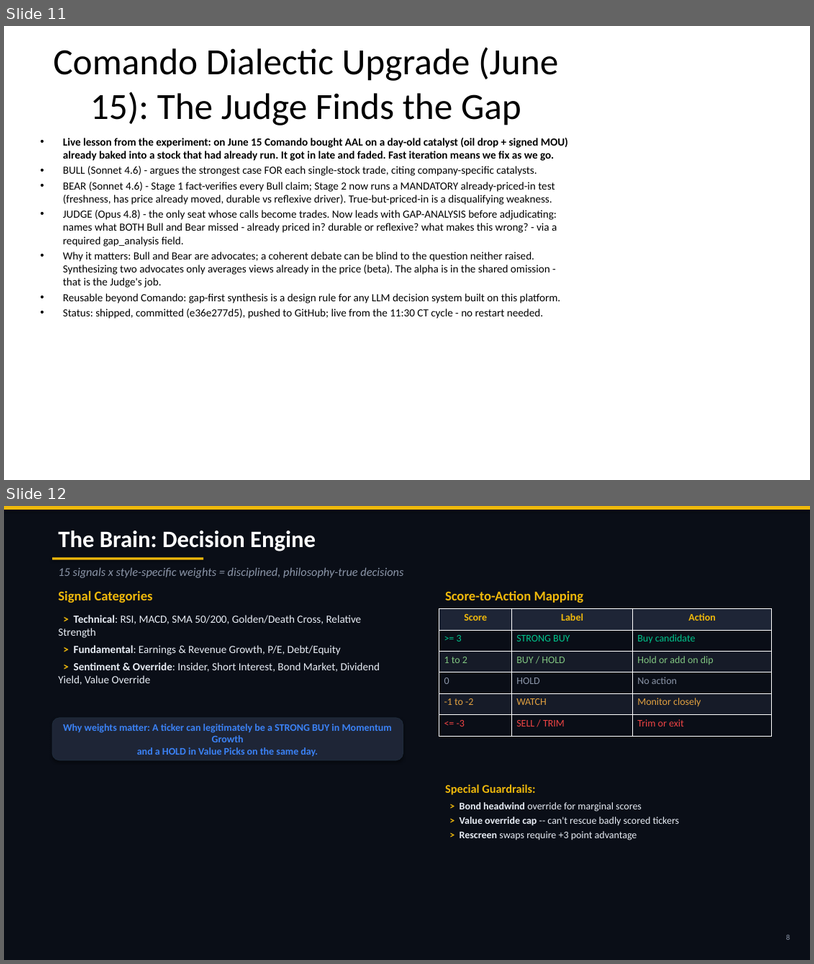
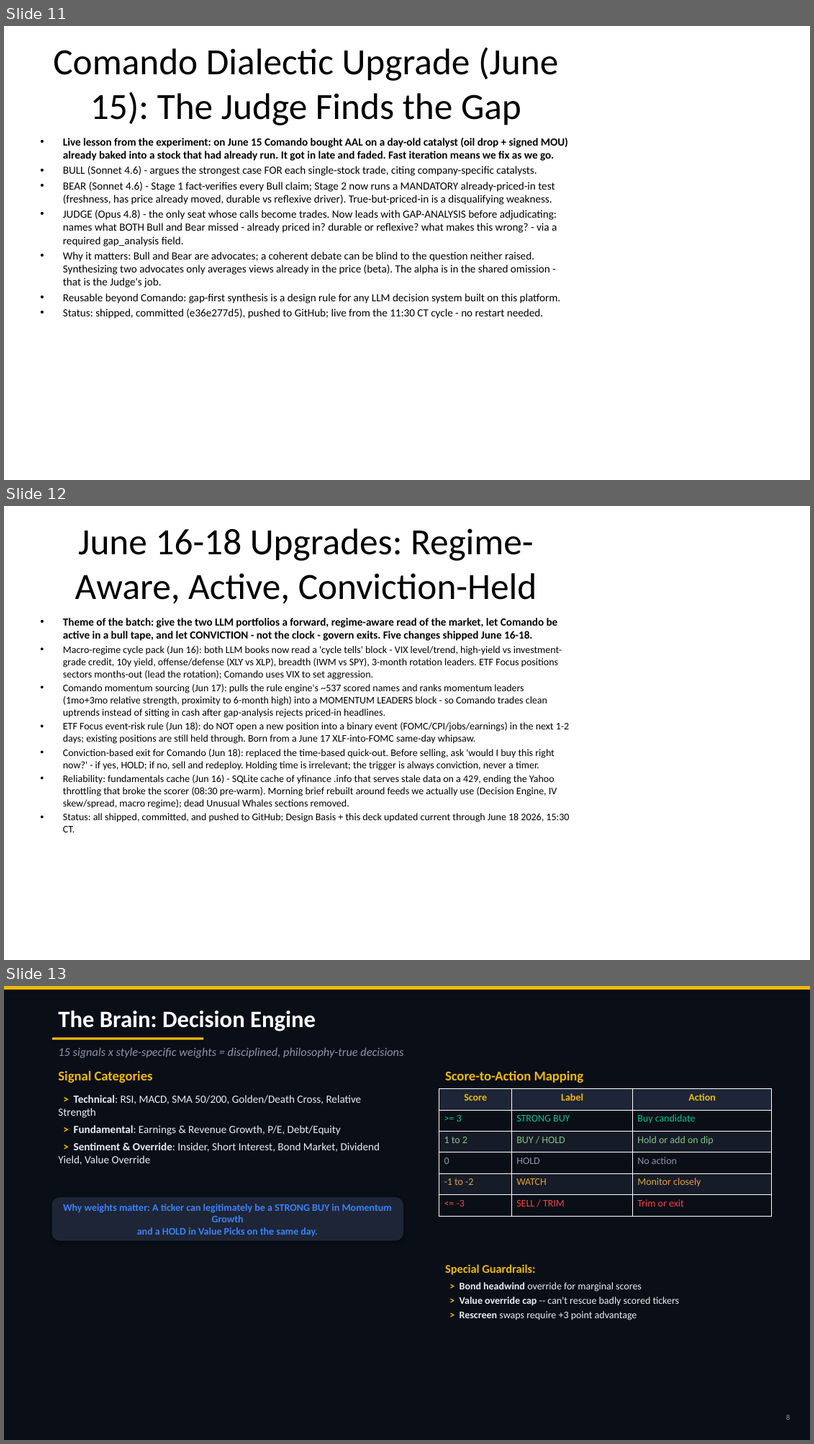
Before and after one commit to cbiggs1-tech/bigclaw-codebase, a slide deck: BigClaw_ShowAndTell.pptx. Shown one above the other, each under a label of ours: slides 11 and 12 before the commit, slides 11, 12 and 13 after it. The pictures are 814x964 and 814x1444 pixels, drawn with LibreOffice and Linux fonts; fonts in the diff are those of the drawing. Boxes give left, top, right and bottom in pixels: in the first picture for what was removed or moved away, otherwise in the second. Text is boxed around its words. In the diff, an @@ line names an element or a change of style, - is before the commit and + after.

```diff
--- a/BigClaw_ShowAndTell.pptx
+++ b/BigClaw_ShowAndTell.pptx
@@ slide 12 added at [4, 506, 810, 960], background #FFFFFF @@
@@ title added at [75, 528, 538, 604], 44 pt, text #000000 @@
+June 16-18 Upgrades: Regime-Aware, Active, Conviction-Held
@@ text added at [63, 618, 569, 832], 12 pt, text #000000 @@
+• Theme of the batch: give the two LLM portfolios a forward, regime-aware read of the market, let Comando be active in a bull tape, and let CONVICTION - not the clock - govern exits. Five changes shipped June 16-18.
+• Macro-regime cycle pack (Jun 16): both LLM books now read a 'cycle tells' block - VIX level/trend, high-yield vs investment-grade credit, 10y yield, offense/defense (XLY vs XLP), breadth (IWM vs SPY), 3-month rotation leaders. ETF Focus positions sectors months-out (lead the rotation); Comando uses VIX to set aggression.
+• Comando momentum sourcing (Jun 17): pulls the rule engine's ~537 scored names and ranks momentum leaders (1mo+3mo relative strength, proximity to 6-month high) into a MOMENTUM LEADERS block - so Comando trades clean uptrends instead of sitting in cash after gap-analysis rejects priced-in headlines.
+• ETF Focus event-risk rule (Jun 18): do NOT open a new position into a binary event (FOMC/CPI/jobs/earnings) in the next 1-2 days; existing positions are still held through. Born from a June 17 XLF-into-FOMC same-day whipsaw.
+• Conviction-based exit for Comando (Jun 18): replaced the time-based quick-out. Before selling, ask 'would I buy this right now?' - if yes, HOLD; if no, sell and redeploy. Holding time is irrelevant; the trigger is always conviction, never a timer.
+• Reliability: fundamentals cache (Jun 16) - SQLite cache of yfinance .info that serves stale data on a 429, ending the Yahoo throttling that broke the scorer (08:30 pre-warm). Morning brief rebuilt around feeds we actually use (Decision Engine, IV skew/spread, macro regime); dead Unusual Whales sections removed.
+• Status: all shipped, committed, and pushed to GitHub; Design Basis + this deck updated current through June 18 2026, 15:30 CT.
@@ what was slide 12 is now slide 13 @@
```
Also in this commit, not shown: 2 other files.
